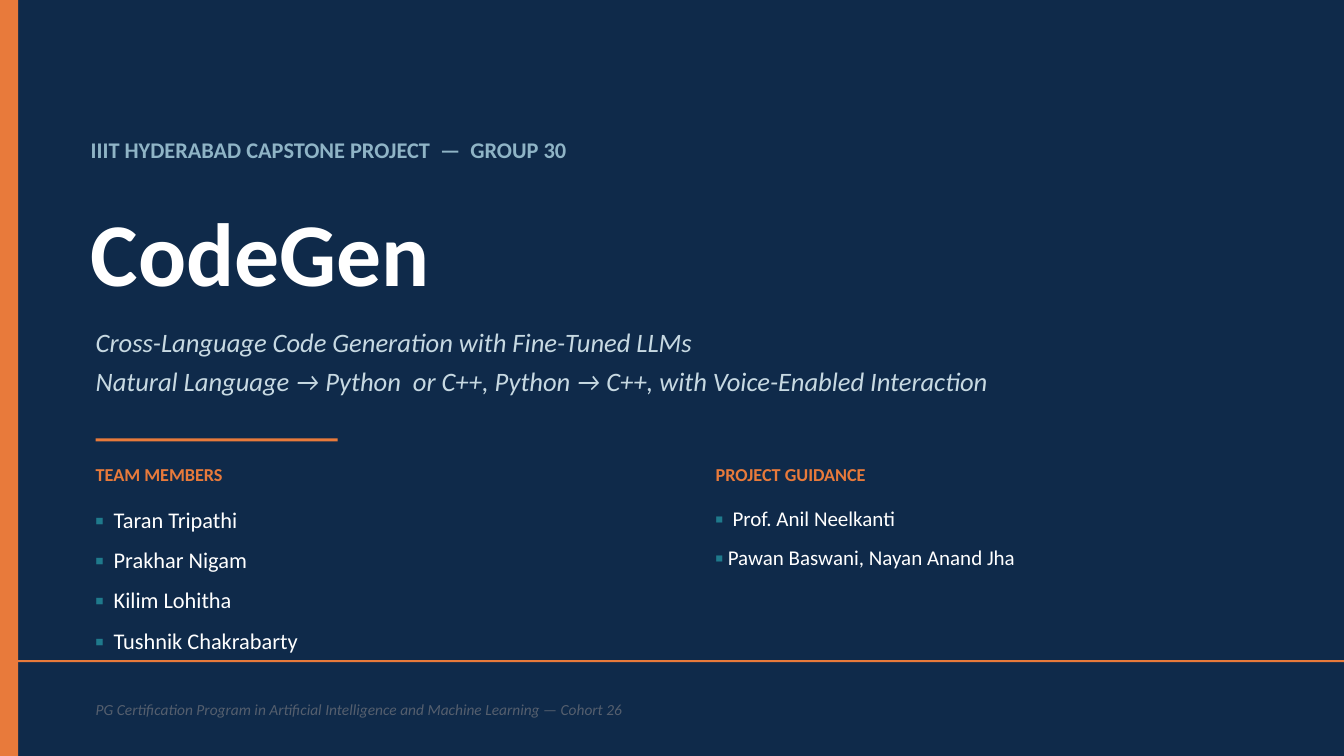
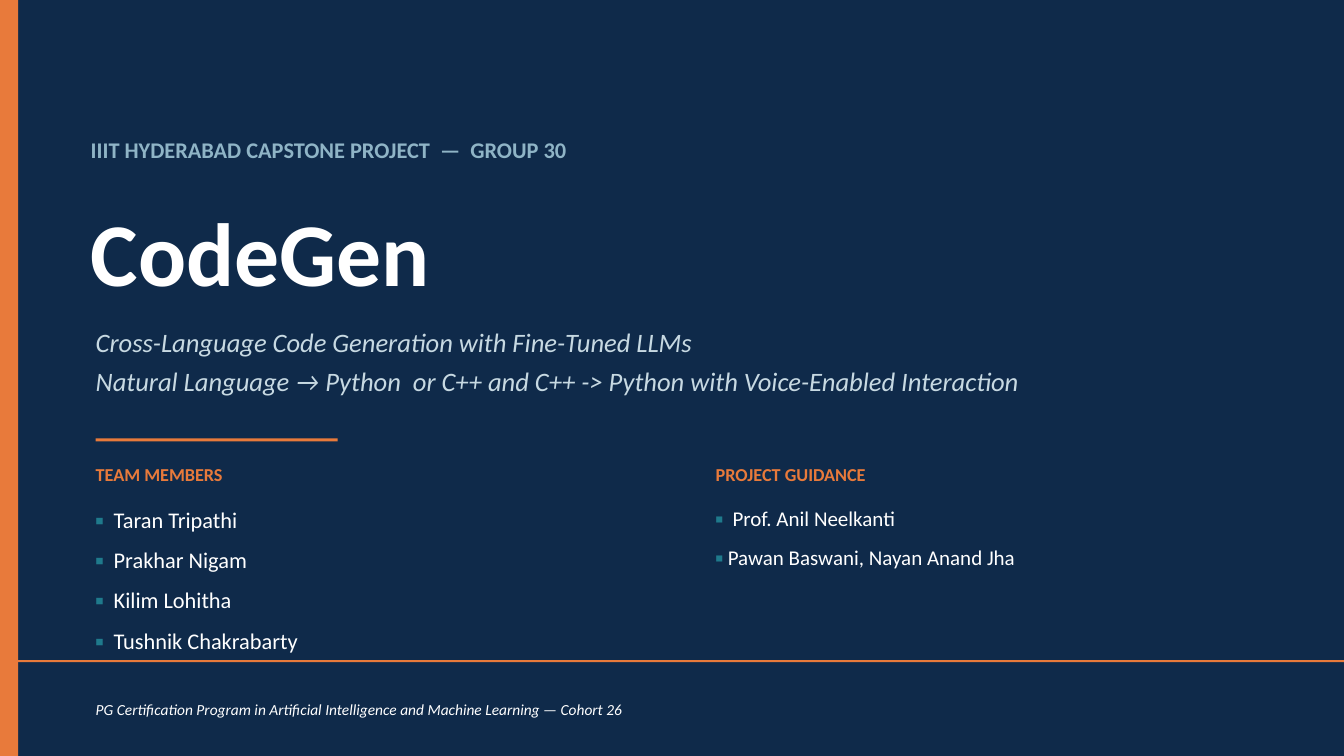
Before and after one commit to nayanjha16/CodeGen-Implementations-May_26, a slide deck: slide 1 of Group-30/Presentation/Group30-CodeGen-Capstone-Presentation_Final.pptx. Drawn at 1344x756 pixels with LibreOffice and Linux fonts; fonts in the diff are those of the drawing. Boxes give left, top, right and bottom in pixels: in the first picture for what was removed or moved away, otherwise in the second. Text is boxed around its words. In the diff, an @@ line names an element or a change of style, - is before the commit and + after.

```diff
--- a/Group-30/Presentation/Group30-CodeGen-Capstone-Presentation_Final.pptx
+++ b/Group-30/Presentation/Group30-CodeGen-Capstone-Presentation_Final.pptx
@@ text at bbox=[96, 333, 1018, 396]: text changed @@
-Cross-Language Code Generation with Fine-Tuned LLMs
-Natural Language → Python or C++, Python → C++, with Voice-Enabled Interaction
+Cross-Language Code Generation with Fine-Tuned LLMs
+Natural Language → Python or C++ and C++ -> Python with Voice-Enabled Interaction
@@ text "PG Certification Program in Artificial ..." at bbox=[96, 704, 622, 718]: text colour #555F6E to #FFFFFF @@
```
Also in this commit, not shown: 10 other slides changed, 1 other file.
